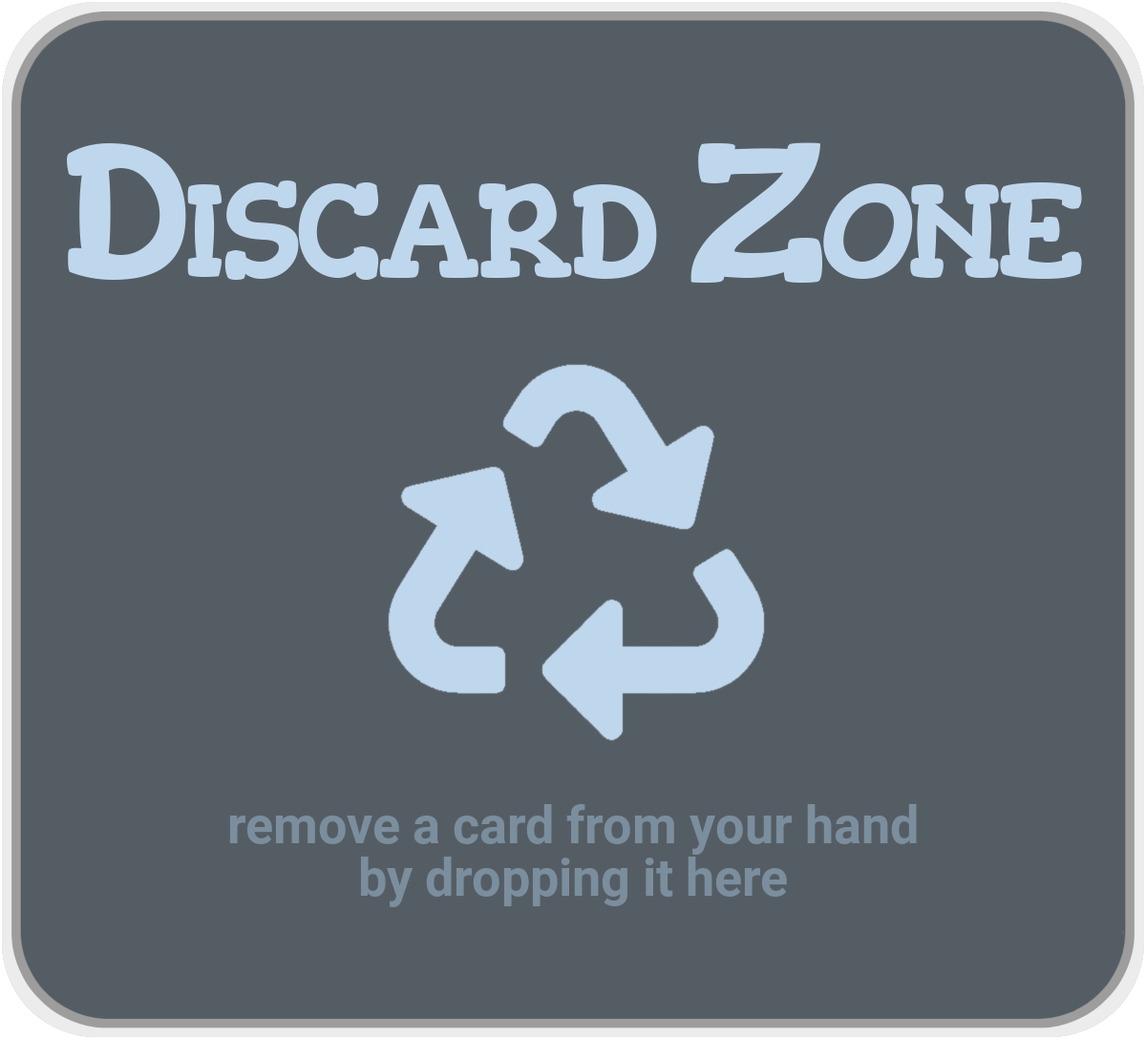
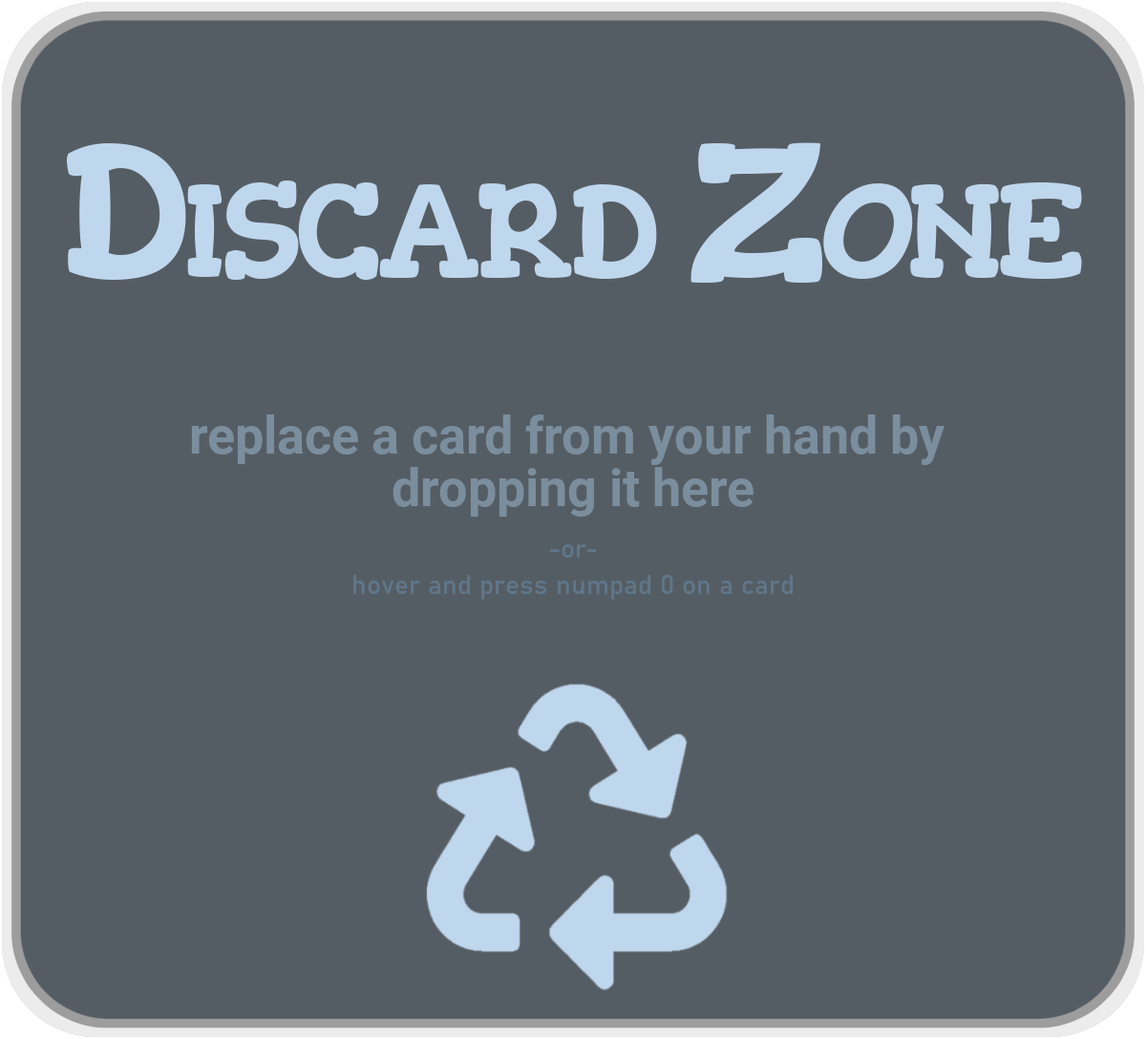
Comparing the layer stacks of the two 1146x1039 images. Changes:
painted on "Recycle" over [387, 363, 766, 992]
added layer "-or- ..." above "replace a card from your hand ..." over [353, 544, 793, 600]
renamed "remove a card from your hand b..." to "replace a card from your hand ...", painted on it over [191, 414, 945, 908]
